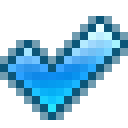
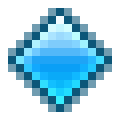
Two versions of the same layered image (128x128). Layer-by-layer changes:
showed "Rhomb 0" over left=16, top=16, right=104, bottom=104
hid "Ok 0" over left=8, top=24, right=120, bottom=112
